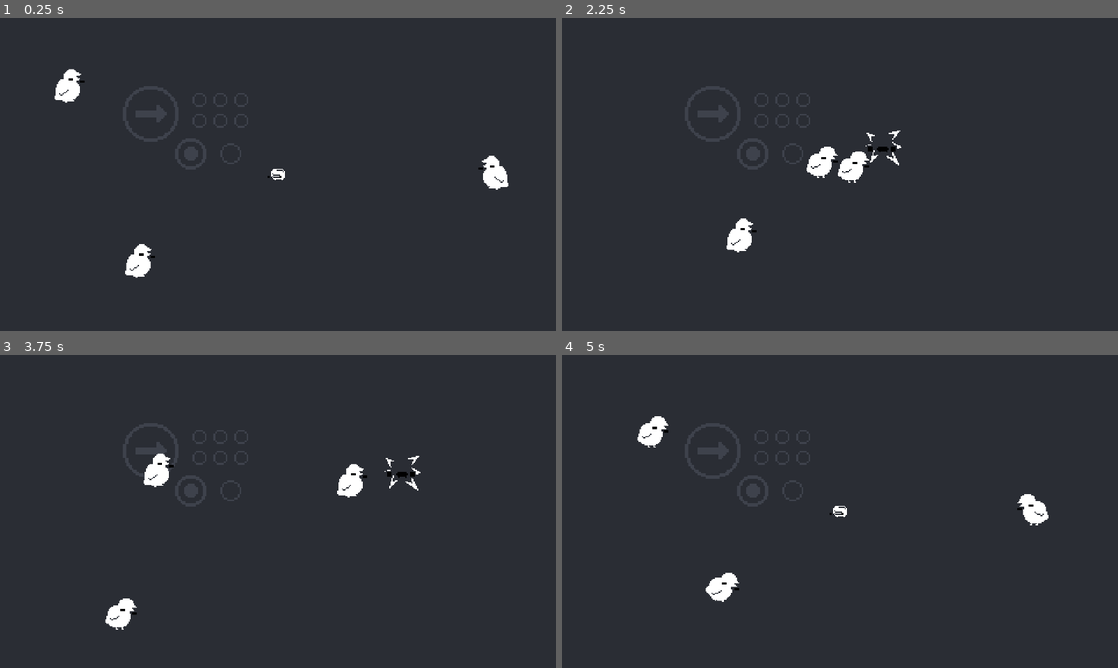
Above: before the commit, frames 1-4 (two rows, left to right).
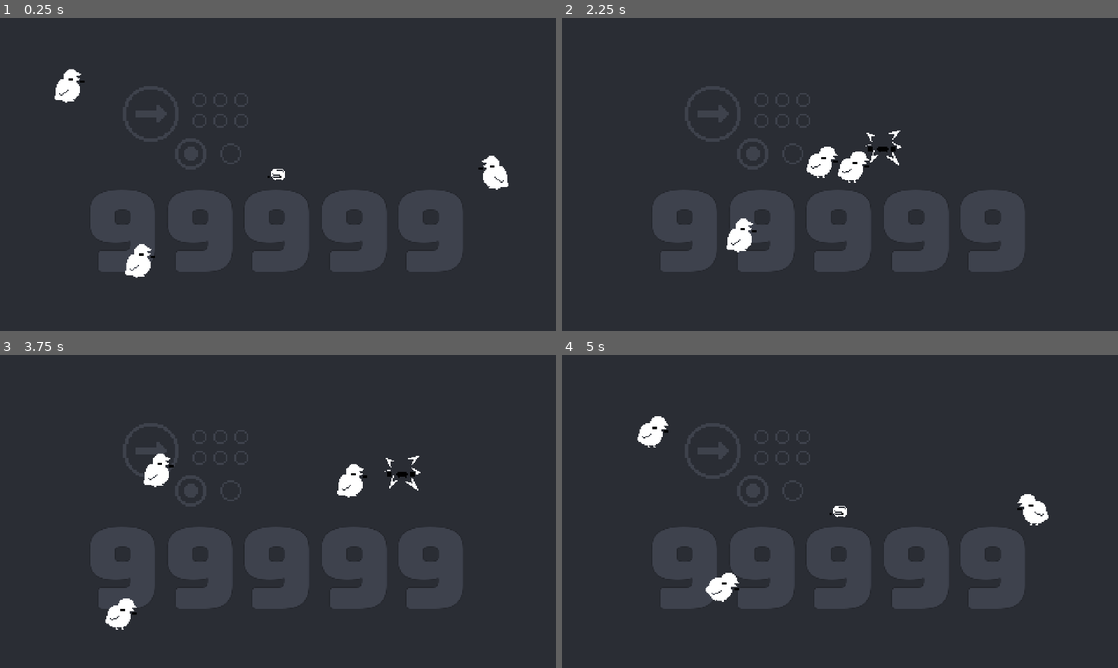
Above: after the commit, the same moments.

Repository: tm-nielsen/arcade-jam-2024
Game: Godot game, scene res://scenes/root.tscn
Same seed, same stepped clock (60 frames per second), same inputs: the game is played once before the commit and once after it.
Inputs (mouse positions are in pixels of both pictures, inside the frame that each line leads up to):
- Up to frame 1 (0.25 s): no input
- Up to frame 2 (2.25 s): move the mouse to (962, 158) at 0.52 s; tap 1 (select_1_player) at 0.6, 2.1 s; move the mouse to (728, 190) at 1.27 s; tap 2 (select_2_players) at 1.35 s; move the mouse to (895, 105) at 2.02 s
- Up to frame 3 (3.75 s): move the mouse to (250, 574) at 2.77 s; tap 2 (select_2_players) at 2.85 s; move the mouse to (444, 558) at 3.52 s; tap 1 (select_1_player) at 3.6 s
- Up to frame 4 (5 s): tap Middle mouse button (pause) at 4.15 s; click "Reset" at 4.25 s

The runs differ from the first frame. In frame 1, 11% of the frame differs, in the area x 16-84%, y 55-82%; in frame 2, 11%; in frame 3, 11%; in frame 4, 11%.

Commit message:
Added score and display

Diff:
--- a/project.godot
+++ b/project.godot
@@ -14,6 +14,10 @@
 run/main_scene="res://scenes/root.tscn"
 config/features=PackedStringArray("4.2", "GL Compatibility")
 config/icon="res://icon.svg"
+
+[autoload]
+
+ScoreManager="*res://scripts/score_manager.gd"
 
 [display]
 
--- a/scenes/game.tscn
+++ b/scenes/game.tscn
@@ -1,9 +1,11 @@
-[gd_scene load_steps=9 format=3 uid="uid://bni3066uriymy"]
+[gd_scene load_steps=12 format=3 uid="uid://bni3066uriymy"]
 
 [ext_resource type="Script" path="res://scripts/game_manager.gd" id="1_diw28"]
 [ext_resource type="PackedScene" uid="uid://dp7ps7ubbnqp8" path="res://scenes/prefabs/player.tscn" id="1_xvq7o"]
 [ext_resource type="Texture2D" uid="uid://cfnskwsshydp5" path="res://sprites/ground_instructions.png" id="1_yb8dm"]
 [ext_resource type="PackedScene" uid="uid://snqevw5plu38" path="res://scenes/prefabs/enemy.tscn" id="3_bjmh1"]
+[ext_resource type="Theme" uid="uid://duhqroiyu3101" path="res://resources/ui_theme.tres" id="3_f6y8x"]
+[ext_resource type="Script" path="res://scripts/score_display.gd" id="4_jnh5o"]
 
 [sub_resource type="WorldBoundaryShape2D" id="WorldBoundaryShape2D_1g13r"]
 normal = Vector2(0, 1)
@@ -19,6 +21,9 @@
 [sub_resource type="WorldBoundaryShape2D" id="WorldBoundaryShape2D_rjfb1"]
 normal = Vector2(-1, 0)
 distance = -240.0
+
+[sub_resource type="CanvasItemMaterial" id="CanvasItemMaterial_8c04p"]
+light_mode = 1
 
 [node name="Game" type="Node2D"]
 texture_filter = 1
@@ -52,6 +57,20 @@
 scale = Vector2(1.5, 1.5)
 texture = ExtResource("1_yb8dm")
 
+[node name="ScoreDisplay" type="Label" parent="."]
+texture_filter = 1
+material = SubResource("CanvasItemMaterial_8c04p")
+offset_left = -200.0
+offset_right = 200.0
+offset_bottom = 100.0
+theme = ExtResource("3_f6y8x")
+theme_override_colors/font_color = Color(0.243137, 0.258824, 0.301961, 1)
+theme_override_font_sizes/font_size = 0
+text = "99999"
+horizontal_alignment = 1
+vertical_alignment = 1
+script = ExtResource("4_jnh5o")
+
 [node name="Player1" parent="." instance=ExtResource("1_xvq7o")]
 two_player_colour = Color(0.8, 0.324, 0.24, 1)
 
--- a/scripts/coin_controller.gd
+++ b/scripts/coin_controller.gd
@@ -4,7 +4,7 @@
 @export var post_collision_damping: float = 5
 @export var post_collision_angular_damping: float = 5
 
-@export var score_multiplier_increment: float = 0.5
+@export var score_multiplier_increment: float = 1
 
 @export_subgroup("trail", "trail")
 @export var trail_line_node: Line2D
--- a/scripts/enemy_controller.gd
+++ b/scripts/enemy_controller.gd
@@ -50,6 +50,7 @@
   var direction = (position - coin.position).normalized()
   corpse.linear_velocity = direction * coin.linear_velocity.length()
 
+  ScoreManager.add_score(int(score_value * coin.score_multiplier))
   queue_free()
 
 
--- a/scripts/pause_menu.gd
+++ b/scripts/pause_menu.gd
@@ -23,6 +23,7 @@
   reset_button.grab_focus()
 
 func reset_game():
+  ScoreManager.reset_score()
   get_tree().reload_current_scene()
 
 func quit_game():
--- /dev/null
+++ b/scripts/score_display.gd
@@ -0,0 +1,35 @@
+extends Label
+
+@export var count_tween_duration: float = 0.4
+@export var size_tween_scale: float = 1.1
+@export var size_tween_grow_duration: float = 0.2
+@export var size_tween_shrink_duration: float = 0.3
+
+var displayed_score: int = 0
+
+var count_tween: Tween
+var size_tween: Tween
+
+func _ready():
+  ScoreManager.score_added.connect(_on_score_added)
+
+func _on_score_added(_points: int):
+  if count_tween:
+    count_tween.kill()
+  if size_tween:
+    size_tween.kill()
+
+  count_tween = create_tween()
+  count_tween.set_trans(Tween.TRANS_EXPO)
+  count_tween.set_ease(Tween.EASE_OUT)
+  count_tween.tween_method(_set_display_score, displayed_score, ScoreManager.current_score, count_tween_duration)
+
+  size_tween = create_tween()
+  size_tween.set_trans(Tween.TRANS_BACK)
+  size_tween.tween_property(self, "scale", size_tween_scale, size_tween_grow_duration)
+  size_tween.tween_property(self, "scale", 1, size_tween_shrink_duration)
+
+
+func _set_display_score(score: int):
+  displayed_score = score
+  text = str(score)
--- /dev/null
+++ b/scripts/score_manager.gd
@@ -0,0 +1,13 @@
+extends Node
+
+signal score_added(points: int)
+
+var current_score: int = 0
+
+
+func add_score(points: int):
+  current_score += points
+  score_added.emit(points)
+
+func reset_score():
+  current_score = 0
